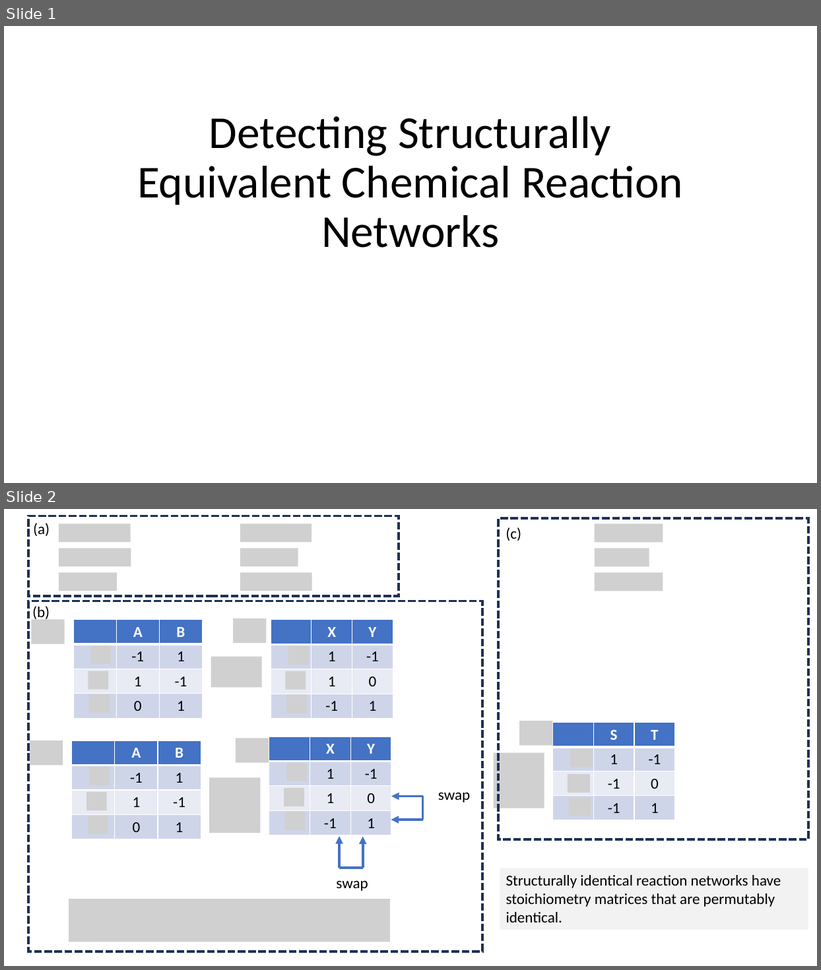
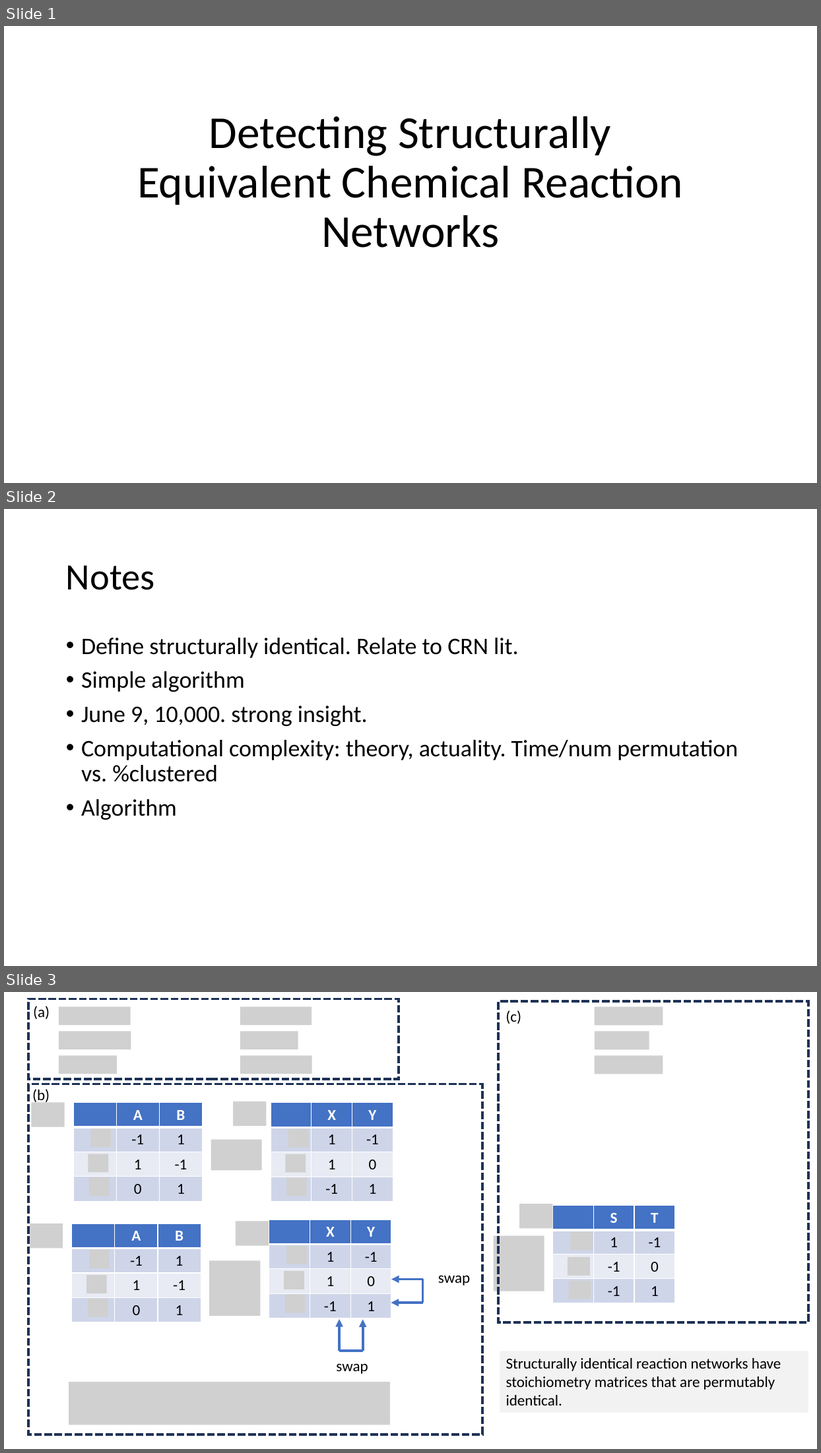
Before and after one commit to ModelEngineering/pySubnetSB, a slide deck: docs/sirn_figures.pptx. Shown one above the other, each under a label of ours: slides 1 and 2 before the commit, slides 1, 2 and 3 after it. The pictures are 821x970 and 821x1453 pixels, drawn with LibreOffice and Linux fonts; fonts in the diff are those of the drawing; grey boxes stand for pictures. Boxes give left, top, right and bottom in pixels: in the first picture for what was removed or moved away, otherwise in the second. Text is boxed around its words. In the diff, an @@ line names an element or a change of style, - is before the commit and + after.

```diff
--- a/docs/sirn_figures.pptx
+++ b/docs/sirn_figures.pptx
@@ slide 2 added at box(4, 509, 817, 966), background #FFFFFF @@
@@ title added at box(66, 565, 155, 590), 44 pt, text #000000 @@
+Notes
@@ text added at box(81, 638, 738, 820), 28 pt, text #000000 @@
+• Define structurally identical. Relate to CRN lit.
+• Simple algorithm
+• June 9, 10,000. strong insight.
+• Computational complexity: theory, actuality. Time/num permutation vs. %clustered
+• Algorithm
@@ what was slide 2 is now slide 3 @@
```
Also in this commit, not shown: 7 other files.
